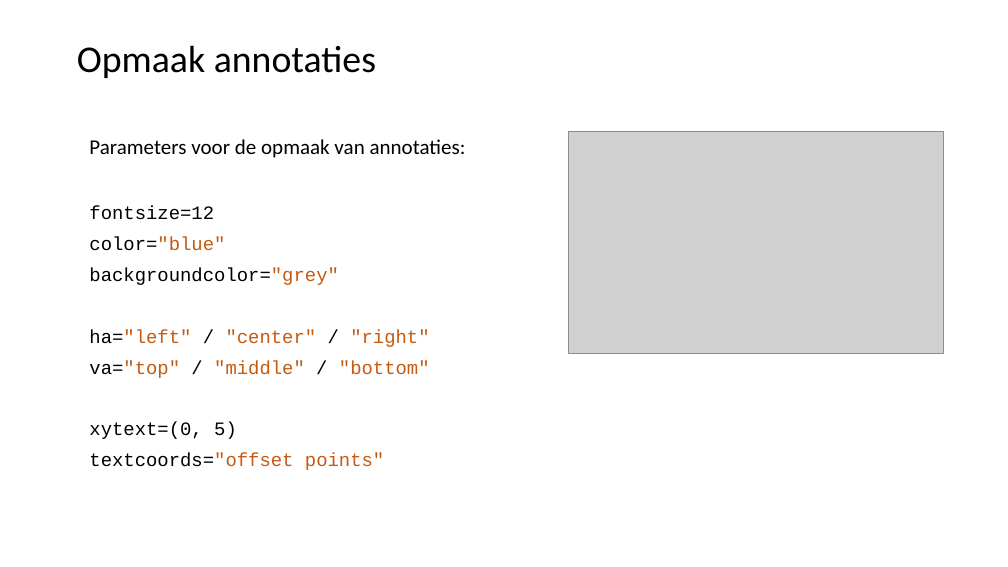
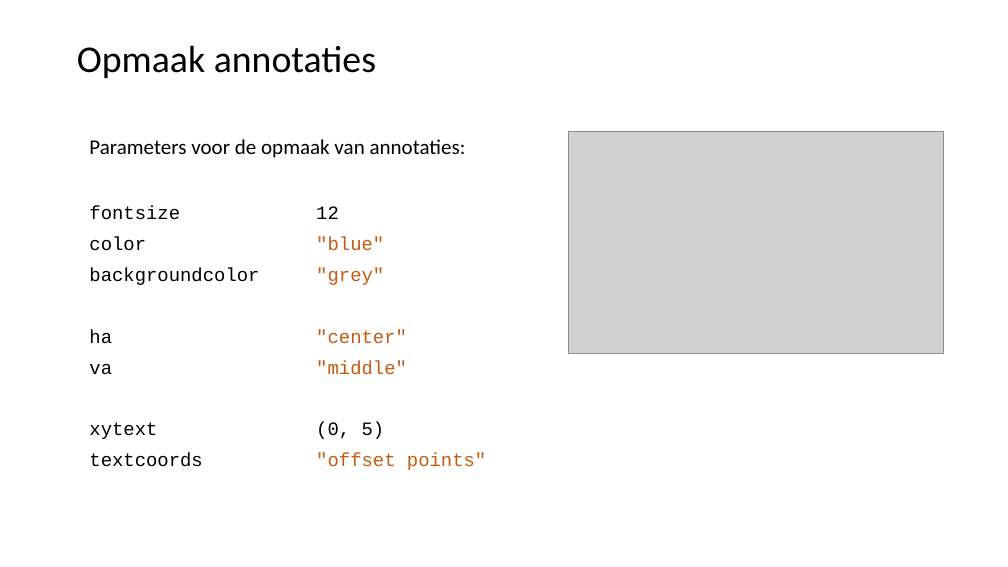
Before and after one commit to LFKoning/knowledge-sharing, a slide deck: slide 29 of python_course/3_pandas_plotting/python_cursus_3.pptx (slide 30 before the commit). Drawn at 1008x567 pixels with LibreOffice and Linux fonts; fonts in the diff are those of the drawing; grey boxes stand for pictures. Boxes give left, top, right and bottom in pixels: in the first picture for what was removed or moved away, otherwise in the second. Text is boxed around its words. In the diff, an @@ line names an element or a change of style, - is before the commit and + after.

```diff
--- a/python_course/3_pandas_plotting/python_cursus_3.pptx
+++ b/python_course/3_pandas_plotting/python_cursus_3.pptx
@@ text at (x1=89, y1=206, x2=486, y2=470): text changed; text colour #C55A11 to #000000 @@
-fontsize=12
-color="blue"
-backgroundcolor="grey"
-ha="left" / "center" / "right"
-va="top" / "middle" / "bottom"
-xytext=(0, 5)
-textcoords="offset points"
+fontsize 12
+color "blue"
+backgroundcolor "grey"
+ha "center"
+va "middle"
+xytext (0, 5)
+textcoords "offset points"
```
Also in this commit, not shown: 12 other slides changed, 1 slide removed.
